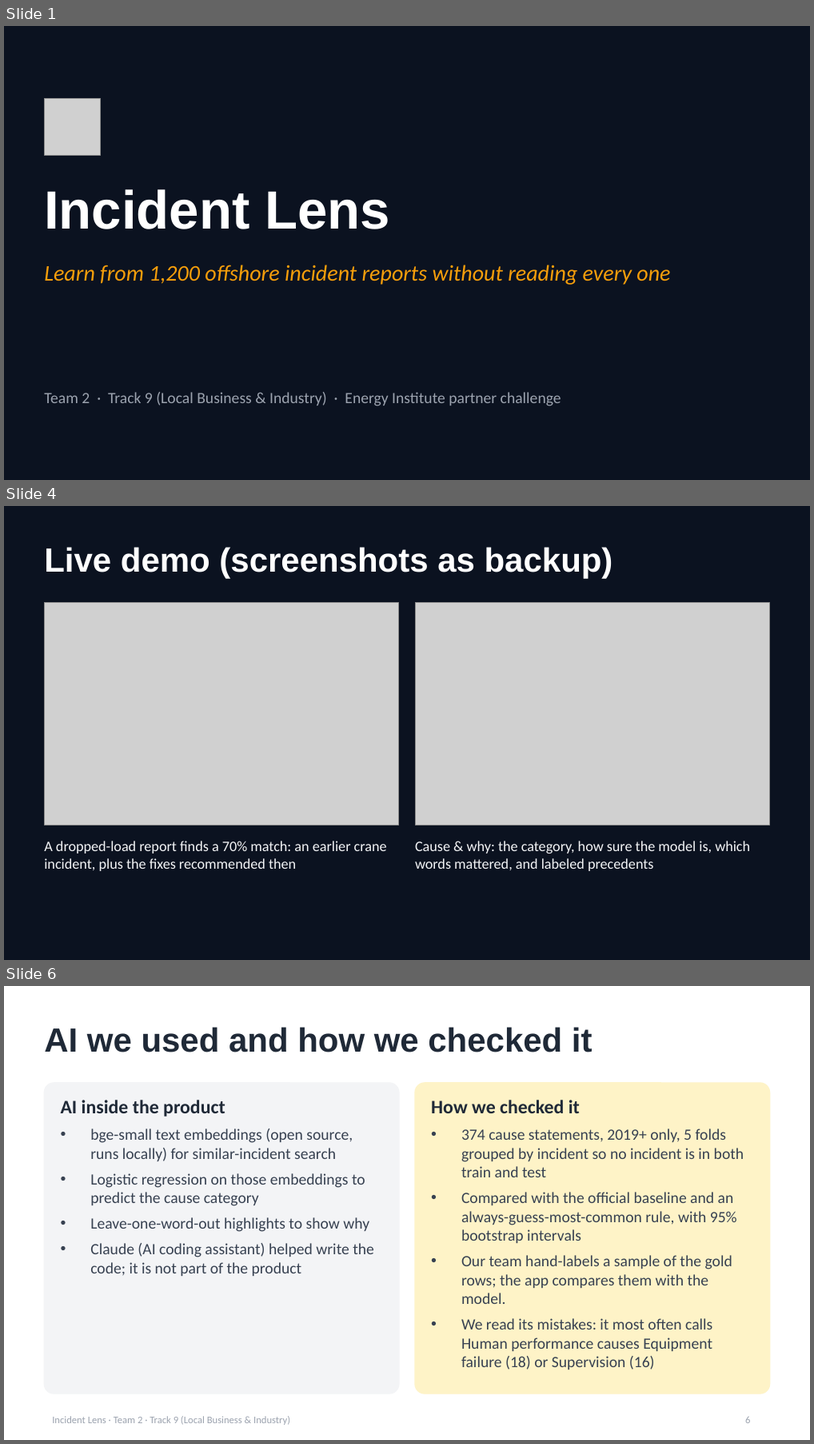
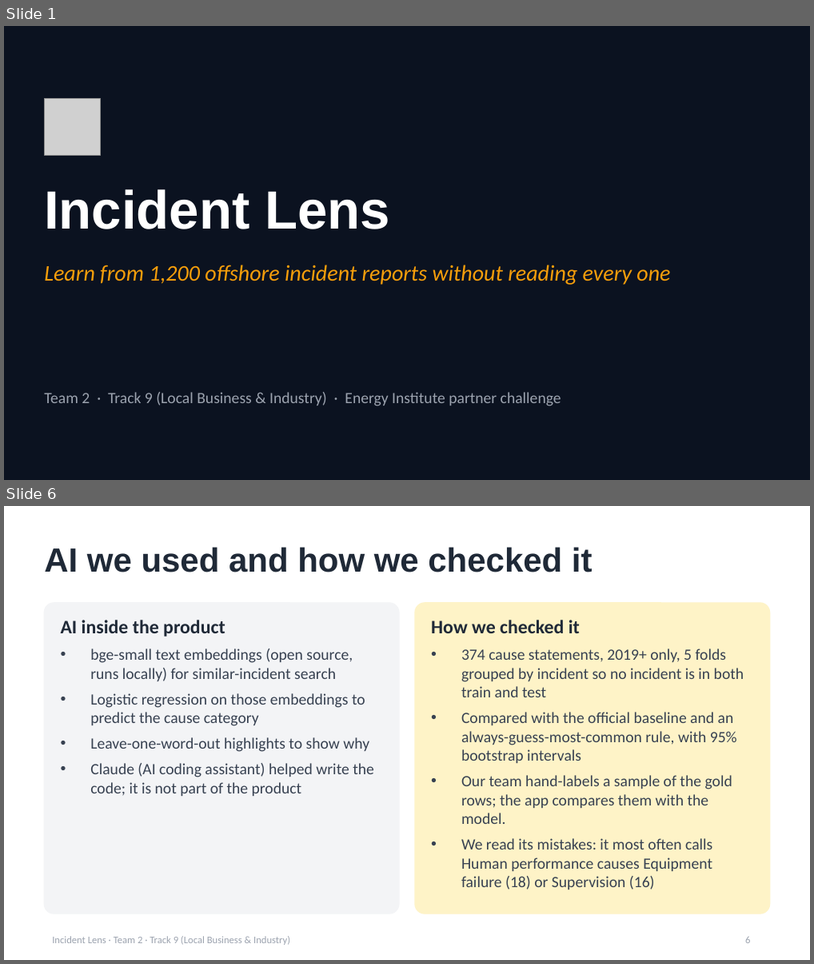
Before and after one commit to Epinore/incident-lens, a slide deck: slides/Team 2 slides.pptx. Shown one above the other, each under a label of ours: slides 1, 4 and 6 before the commit, slides 1 and 6 after it; the slides between them are not shown. The pictures are 814x1444 and 814x964 pixels, drawn with LibreOffice and Linux fonts; fonts in the diff are those of the drawing; grey boxes stand for pictures. Boxes give left, top, right and bottom in pixels: in the first picture for what was removed or moved away, otherwise in the second. Text is boxed around its words. In the diff, an @@ line names an element or a change of style, - is before the commit and + after.

```diff
--- a/slides/Team 2 slides.pptx
+++ b/slides/Team 2 slides.pptx
@@ slide 4 removed at box(4, 506, 810, 960), background #0B1220 @@
@@ text removed at box(44, 547, 614, 578) @@
-Live demo (screenshots as backup)
@@ picture removed at box(44, 603, 399, 824) @@
@@ picture removed at box(415, 603, 770, 824) @@
@@ text removed at box(44, 840, 387, 871) @@
-A dropped-load report finds a 70% match: an earlier crane incident, plus the fixes recommended then
@@ text removed at box(415, 840, 750, 871) @@
-Cause & why: the category, how sure the model is, which words mattered, and labeled precedents
```
Also in this commit, not shown: 2 slides changed, 1 slide added, 4 other files.
